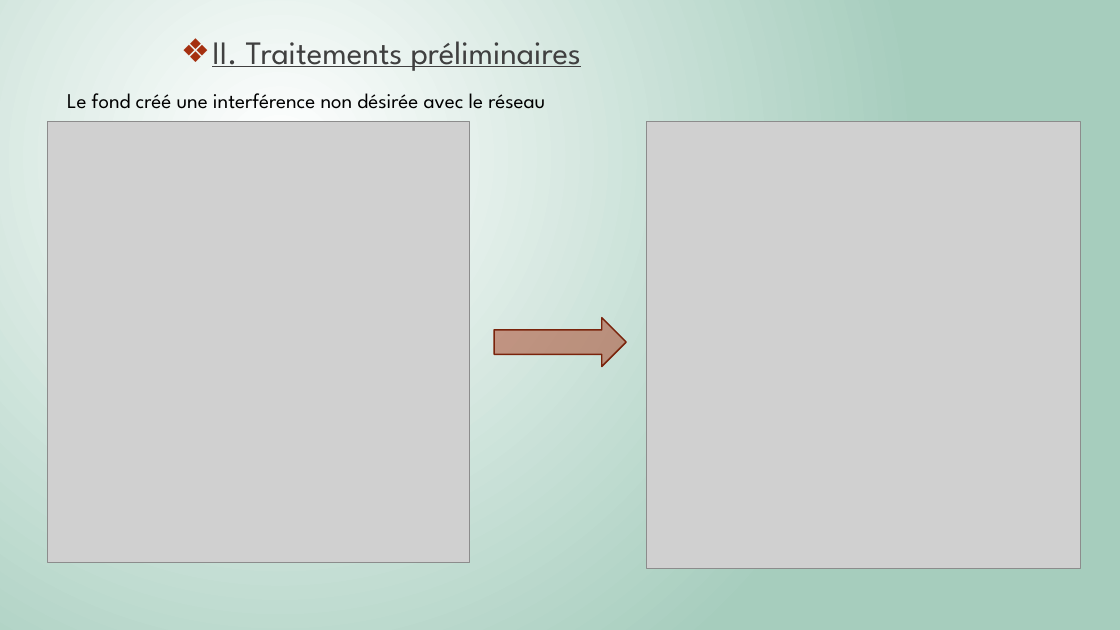
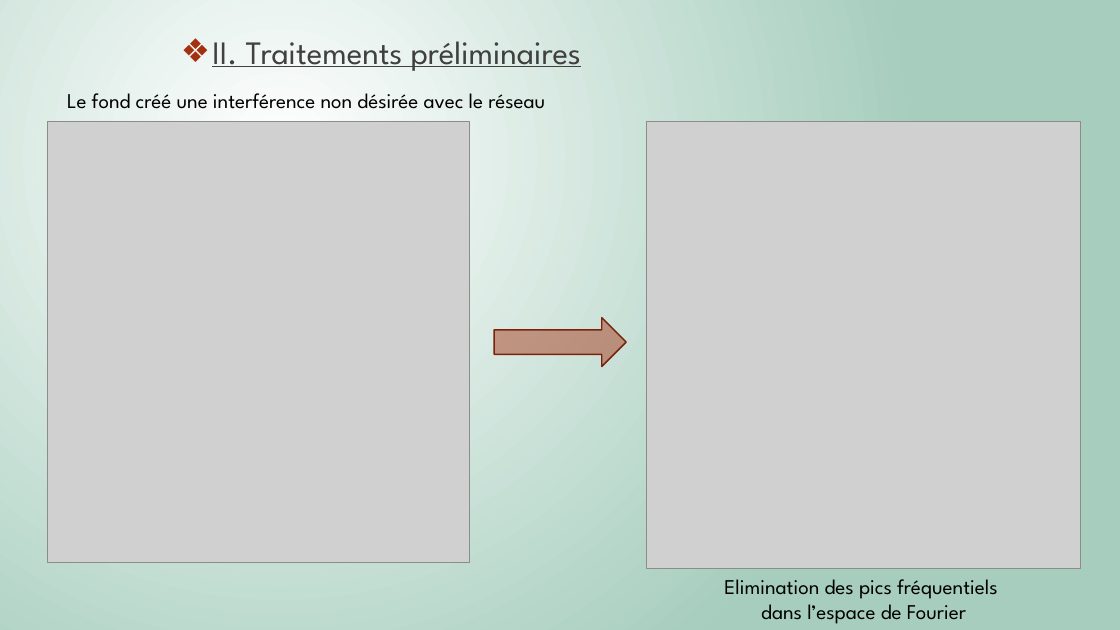
Before and after one commit to Killian-Herveau/PIMS, a slide deck: slide 9 of Pres_Avril/PresentationPIMSAvril.pptx. Drawn at 1120x630 pixels with LibreOffice and Linux fonts; fonts in the diff are those of the drawing; grey boxes stand for pictures. Boxes give left, top, right and bottom in pixels: in the first picture for what was removed or moved away, otherwise in the second. Text is boxed around its words. In the diff, an @@ line names an element or a change of style, - is before the commit and + after.

```diff
--- a/Pres_Avril/PresentationPIMSAvril.pptx
+++ b/Pres_Avril/PresentationPIMSAvril.pptx
@@ text added at (x1=724, y1=579, x2=998, y2=624), 18 pt, text #000000 @@
+Elimination des pics fréquentiels
+dans l’espace de Fourier
```
Also in this commit, not shown: 3 other slides changed, 3 other files.
